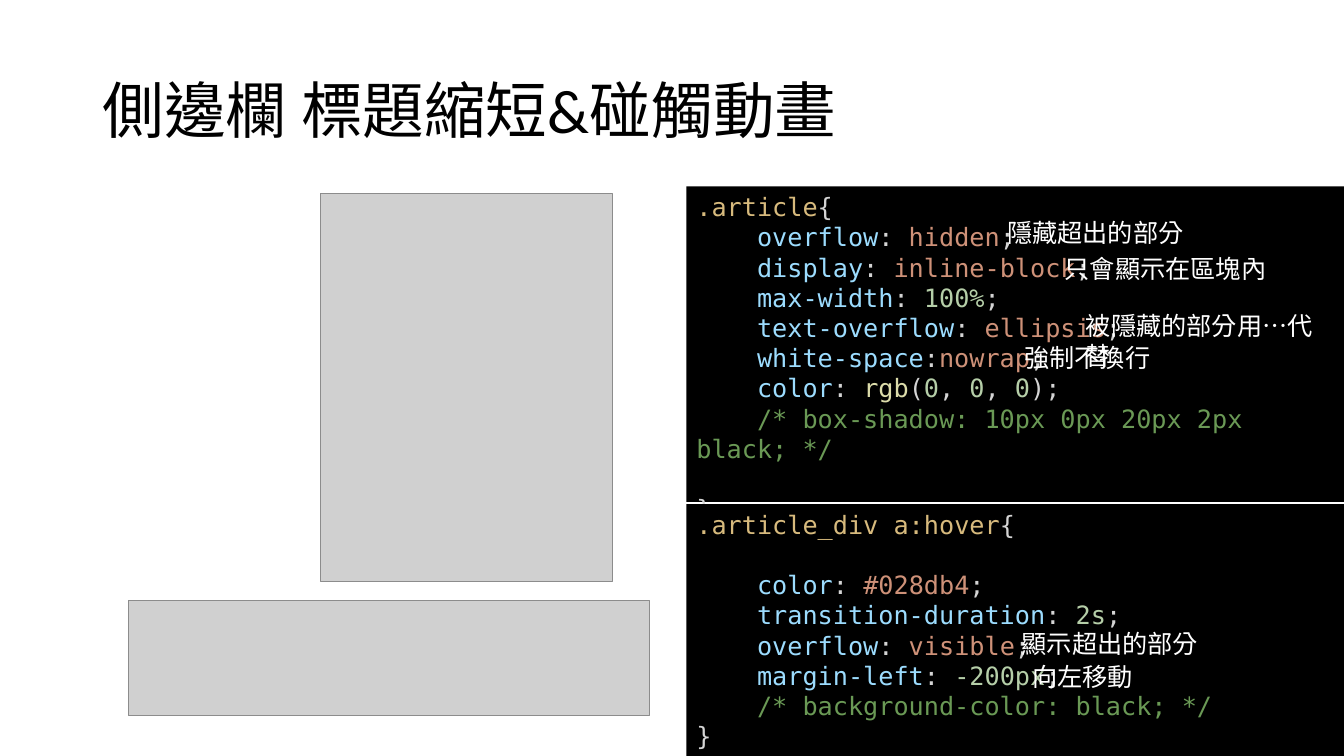
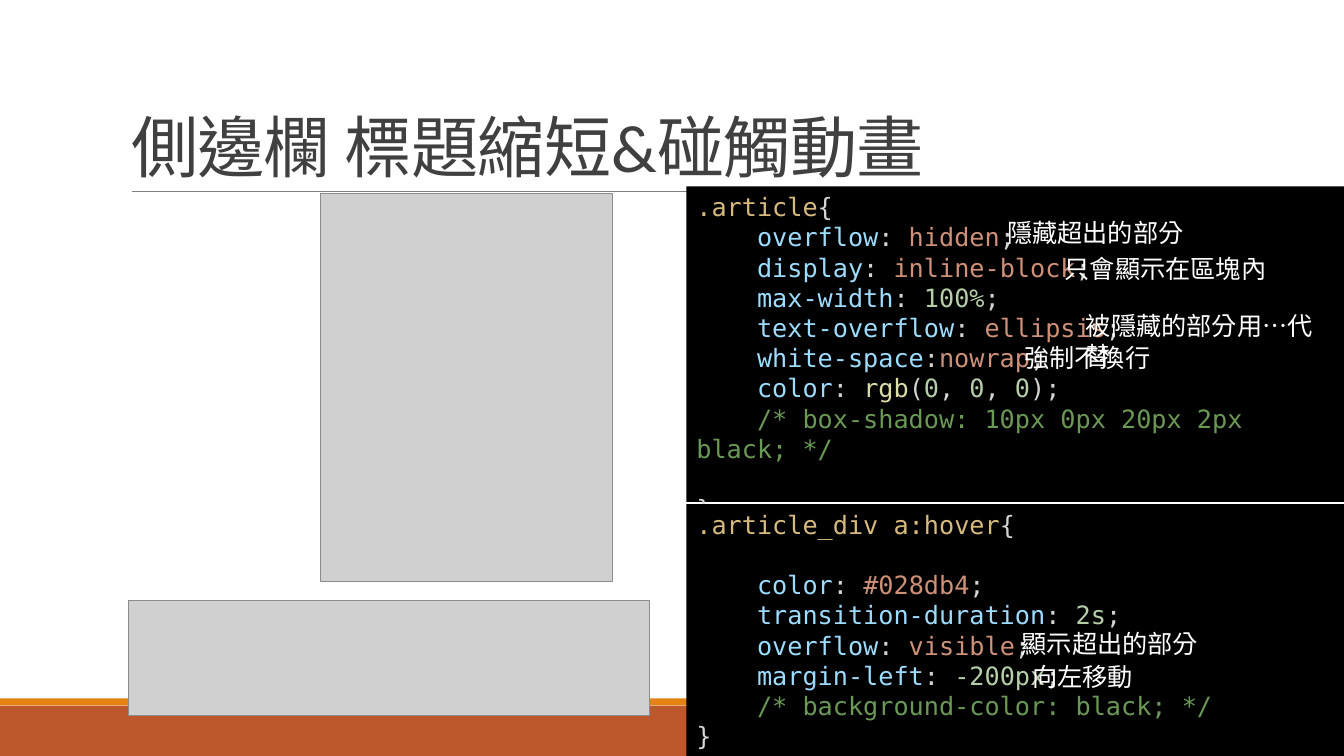
Before and after one commit to Oscar3488/Oscar3488.github.io, a slide deck: slide 8 of 105452891 任桓毅.pptx (slide 6 before the commit). Drawn at 1344x756 pixels with LibreOffice and Linux fonts; fonts in the diff are those of the drawing; grey boxes stand for pictures. Boxes give left, top, right and bottom in pixels: in the first picture for what was removed or moved away, otherwise in the second. Text is boxed around its words. In the diff, an @@ line names an element or a change of style, - is before the commit and + after.

```diff
--- a/105452891 任桓毅.pptx
+++ b/105452891 任桓毅.pptx
@@ title "側邊欄 標題縮短&碰觸動畫": place and size @@
-title "側邊欄 標題縮短&碰觸動畫" at [102, 81, 836, 138]
+title "側邊欄 標題縮短&碰觸動畫" at [131, 115, 924, 189]
@@ title "側邊欄 標題縮短&碰觸動畫" at [131, 115, 924, 189]: size 44 to 48 pt, text colour #000000 to #404040, letter spacing 0 to -0.5 pt; line spacing 0.9 to 0.85; vertical alignment middle to bottom @@
@@ line added from (132, 192) to (1231, 192), #808080 0.5 pt @@
@@ rectangle added at [0, 706, 1344, 756], fill #BD582C @@
@@ rectangle added at [0, 699, 1344, 706], fill #E48312 @@
```
Also in this commit, not shown: 7 other slides changed, 2 slides added.
